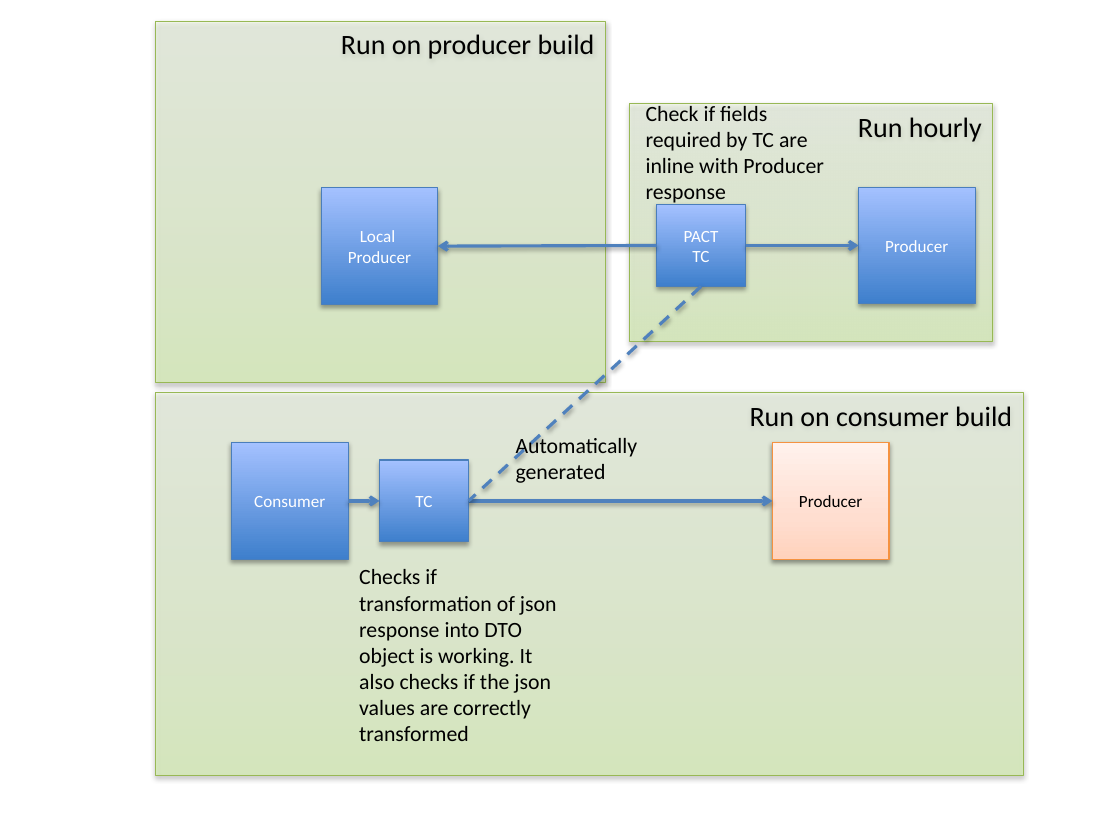
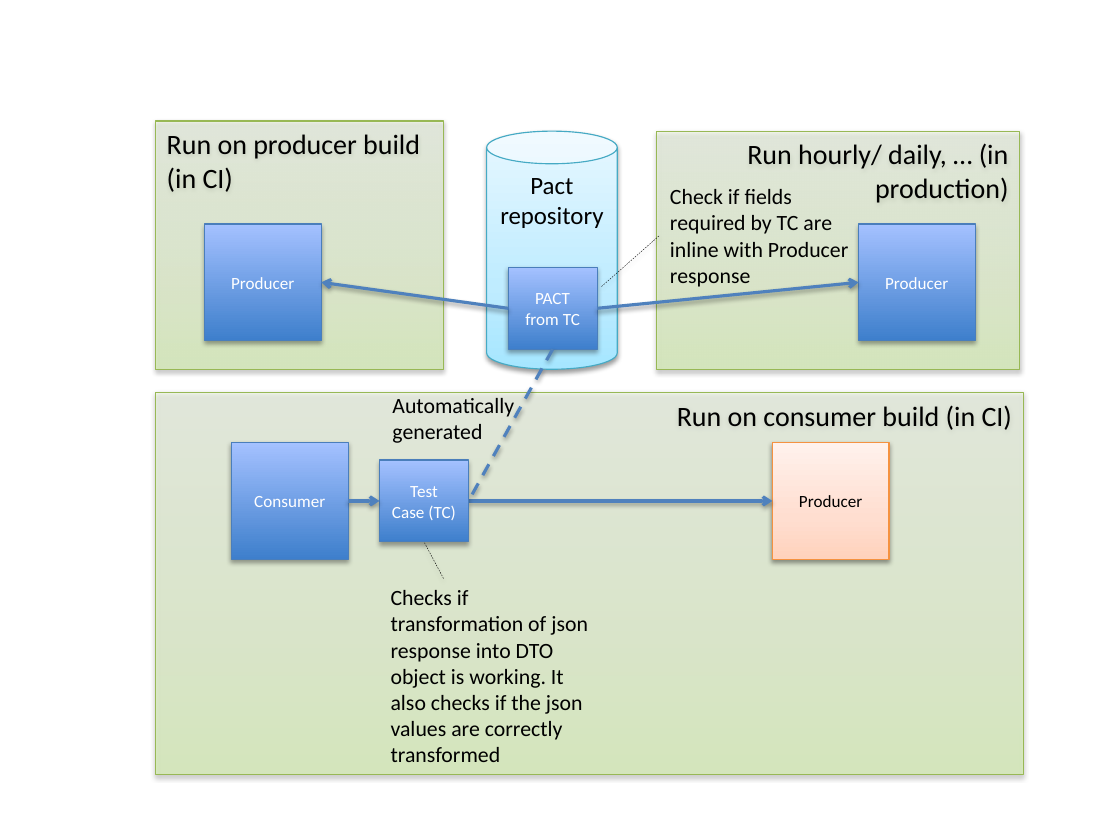
Before and after one commit to MichaelStephan/functionaltestingstrategy, a slide deck: slide 1 of pact.pptx. Drawn at 1120x840 pixels with LibreOffice and Linux fonts; fonts in the diff are those of the drawing. Boxes give left, top, right and bottom in pixels: in the first picture for what was removed or moved away, otherwise in the second. Text is boxed around its words. In the diff, an @@ line names an element or a change of style, - is before the commit and + after.

```diff
--- a/pact.pptx
+++ b/pact.pptx
@@ rectangle "Run on producer build (in ...": place and size @@
-rectangle "Run on producer build (in ..." at (156, 21, 606, 383)
+rectangle "Run on producer build (in ..." at (156, 121, 444, 370)
@@ text in rectangle at (167, 134, 420, 192): text changed @@
-Run on producer build
+Run on producer build (in CI)
@@ cylinder added at (487, 131, 618, 370), fill gradient #A7E6FF to #C1EDFF to #E7F8FF, outline #46AAC5 0.75 pt, 16 pt, text #000000 @@
+Pact repository
@@ rectangle "Run hourly/ daily, … (in ...": place and size @@
-rectangle "Run hourly/ daily, … (in ..." at (629, 104, 992, 343)
+rectangle "Run hourly/ daily, … (in ..." at (656, 131, 1019, 370)
@@ text in rectangle at (747, 143, 1009, 203): text changed @@
-Run hourly
+Run hourly/ daily, … (in production)
@@ text "Check if fields required by ..." rewrapped from (646, 103, 824, 206) to (670, 189, 849, 287) @@
@@ rectangle "Producer": place and size @@
-rectangle "Producer" at (321, 188, 438, 305)
+rectangle "Producer" at (205, 224, 321, 340)
@@ text in rectangle at (360, 230, 395, 242): paragraph removed @@
-Local
@@ line added from (659, 236) to (601, 287), #000000 0.25 pt dashed @@
@@ rectangle "Producer": place and size @@
-rectangle "Producer" at (859, 187, 976, 304)
+rectangle "Producer" at (859, 224, 976, 340)
@@ rectangle "PACT from TC": place and size @@
-rectangle "PACT from TC" at (656, 205, 745, 287)
+rectangle "PACT from TC" at (508, 268, 597, 349)
@@ arrow moved from (656, 245) - (438, 246) to (508, 308) - (321, 282) @@
@@ text in rectangle at (525, 293, 580, 325): text changed @@
-PACT
-TC
+PACT from TC
@@ arrow moved from (746, 245) - (859, 245) to (597, 308) - (859, 282) @@
@@ line moved from (701, 287) - (468, 501) to (552, 349) - (468, 501) @@
@@ text "Automatically generated": place and size @@
-text "Automatically generated" at (516, 435, 638, 483)
+text "Automatically generated" at (392, 398, 514, 443)
@@ text in rectangle at (677, 405, 1012, 430): text changed @@
-Run on consumer build
+Run on consumer build (in CI)
@@ text in rectangle at (392, 486, 456, 520): text changed @@
-TC
+Test
+Case (TC)
@@ line added from (444, 579) to (424, 542), #000000 0.25 pt dashed @@
@@ text "Checks if transformation of json ...": place and size @@
-text "Checks if transformation of json ..." at (359, 569, 557, 741)
+text "Checks if transformation of json ..." at (391, 590, 588, 762)
```
Also in this commit, not shown: 2 other files.
